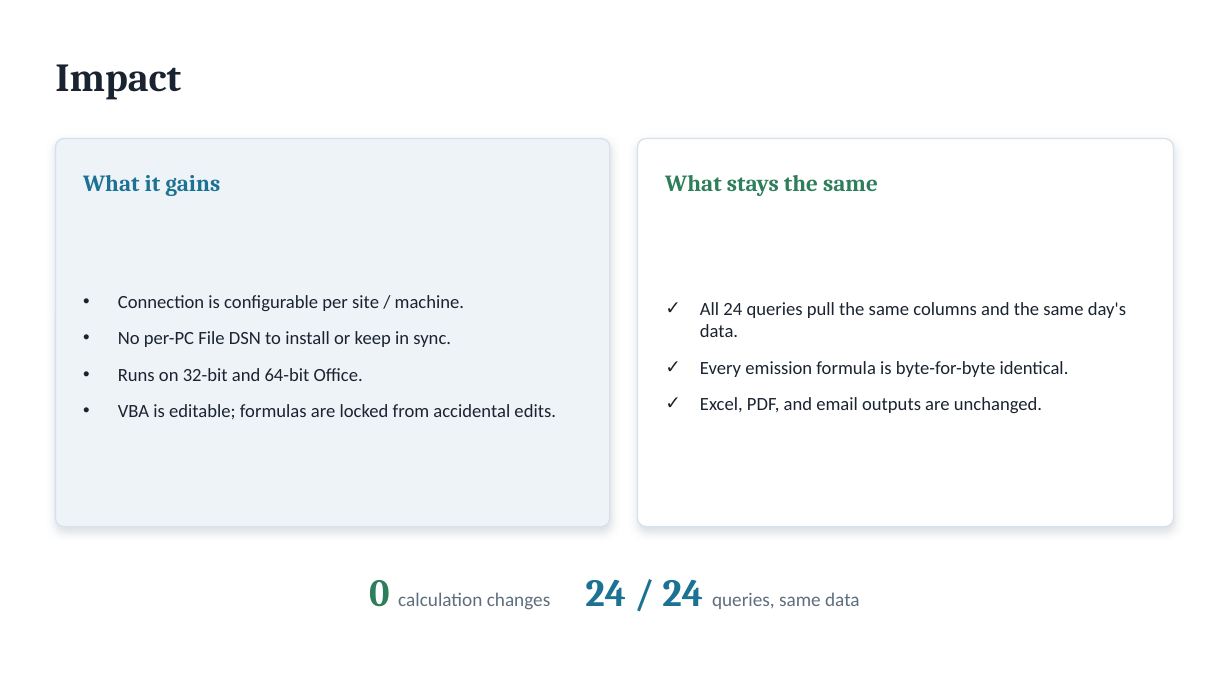
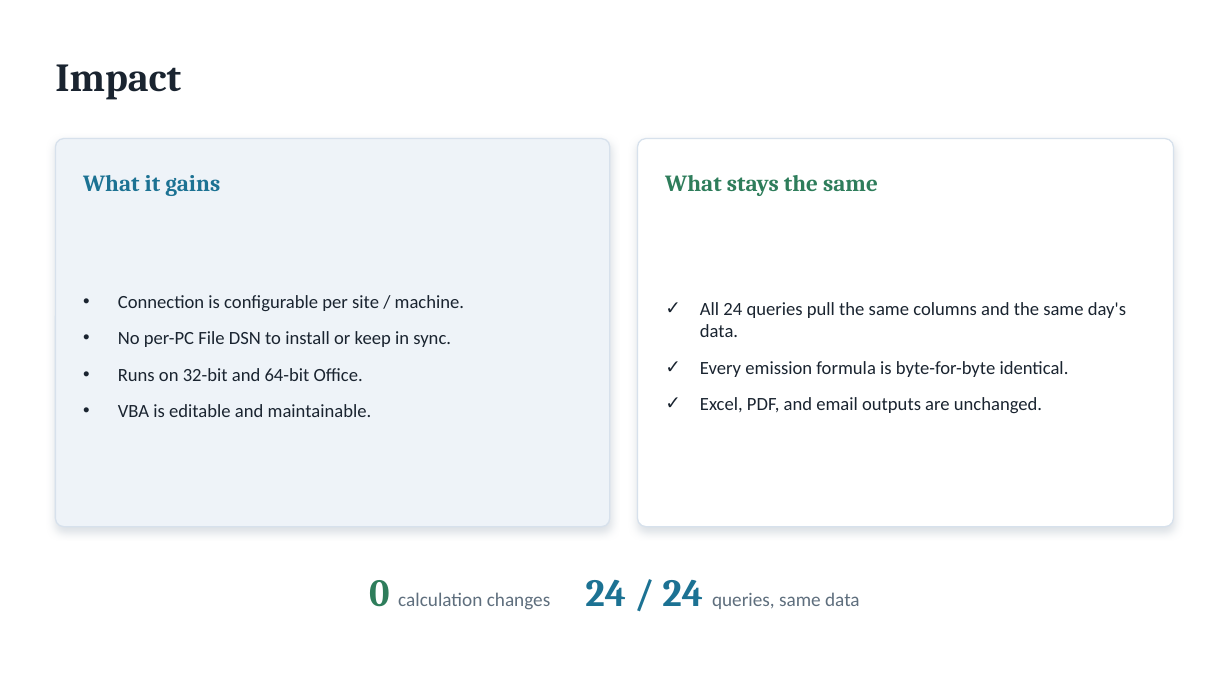
Before and after one commit to peter-computing/ITC-Reporting, a slide deck: slide 8 of EHS-HRVOC/slides/EmissionsCalculations_Functional_Changes.pptx (slide 9 before the commit). Drawn at 1232x693 pixels with LibreOffice and Linux fonts; fonts in the diff are those of the drawing. Boxes give left, top, right and bottom in pixels: in the first picture for what was removed or moved away, otherwise in the second. Text is boxed around its words. In the diff, an @@ line names an element or a change of style, - is before the commit and + after.

```diff
--- a/EHS-HRVOC/slides/EmissionsCalculations_Functional_Changes.pptx
+++ b/EHS-HRVOC/slides/EmissionsCalculations_Functional_Changes.pptx
@@ text at (118, 404, 372, 417): text changed @@
-• VBA is editable; formulas are locked from accidental edits.
+• VBA is editable and maintainable.
```
Also in this commit, not shown: 4 other slides changed, 1 slide removed, 1 other file.
